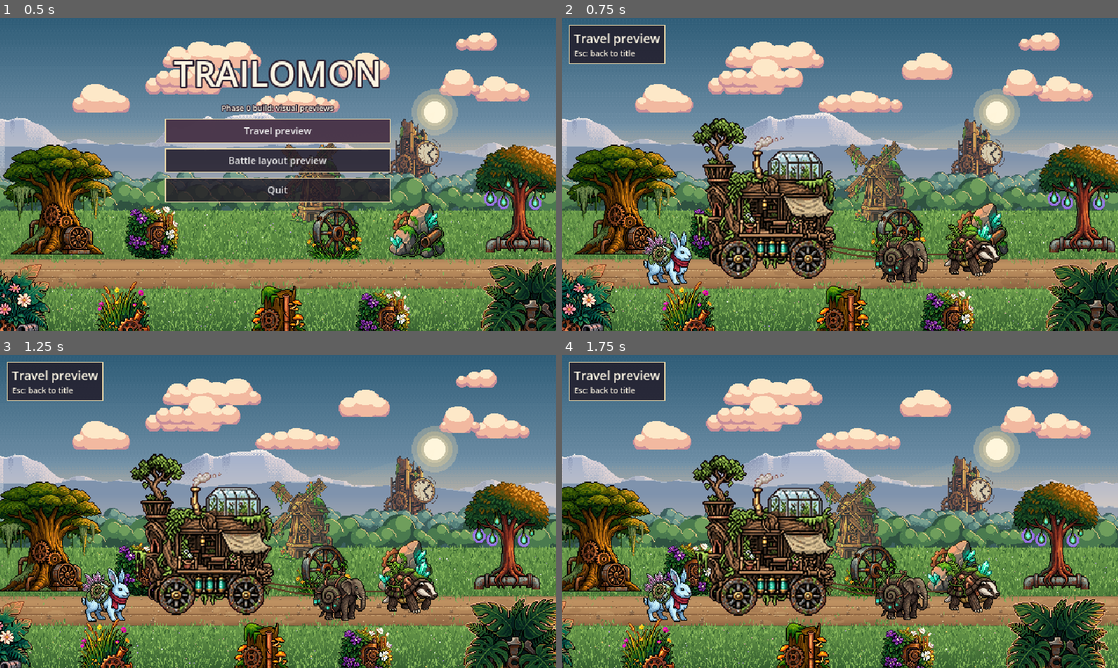
Above: before the commit, frames 1-4 (two rows, left to right).
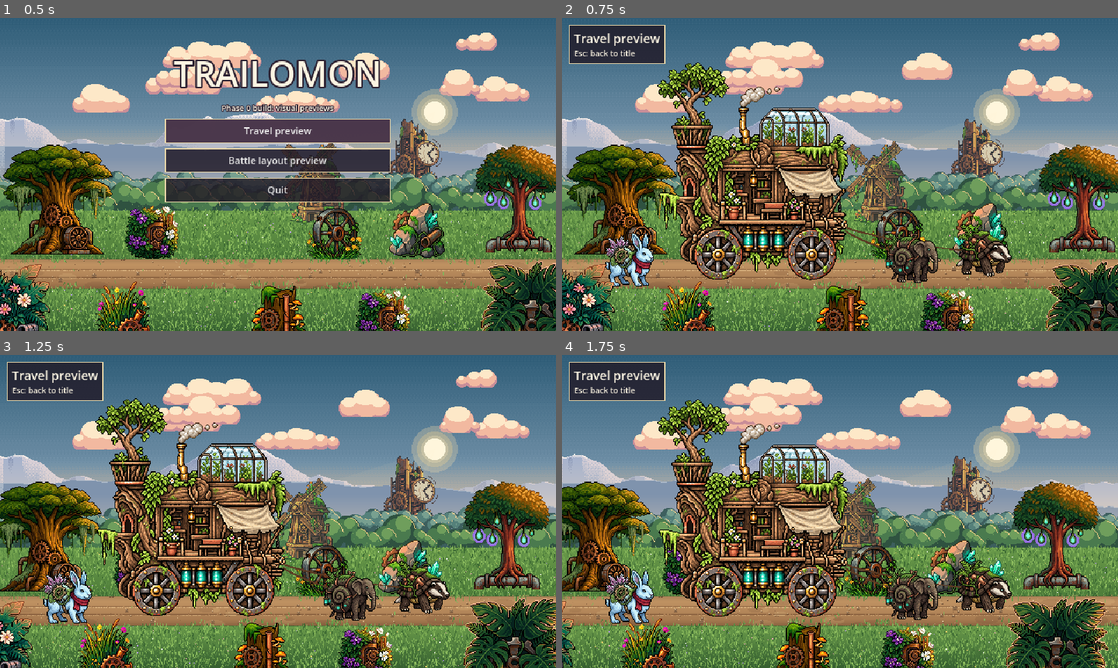
Above: after the commit, the same moments.

Repository: Chillysoop/trailomontwo
Game: Godot game, scene res://scenes/title_screen.tscn
The game is run twice, just before and just after one commit, with the same random seed, the same clock (stepped at 60 frames per second) and the same inputs.
Inputs:
- Up to frame 1 (0.5 s): no input
- Up to frame 2 (0.75 s): click "Travel preview" at 0.5 s
- Up to frame 3 (1.25 s): no input
- Up to frame 4 (1.75 s): tap Enter (ui_accept) at 1.25, 1.52 s

Frame 1 is identical in both runs. In frame 2, 20% of the frame differs, in the area x 7-81%, y 14-86%; in frame 3, 20%; in frame 4, 20%.

Commit message:
Use the crisp high-res wagon in the travel scene
The travel wagon was a blurry mid-size redraw. Both scenes now use the
same sharp 220x251 wagon at native size; haulers and ropes re-laid out.

Co-Authored-By: Claude Opus 5.5 <noreply@anthropic.com>
Claude-Session: https://claude.ai/code/session_01GXT7ncrUBSPvNRhfaMEgdk

Diff:
--- a/src/battle/battle_preview.gd
+++ b/src/battle/battle_preview.gd
@@ -23,7 +23,7 @@
 	bg.centered = false
 	add_child(bg)
 
-	add_child(Stand.sprite(load("res://assets/wagon/wagon_battle.png"), Formation.WAGON_FEET))
+	add_child(Stand.sprite(load("res://assets/wagon/wagon.png"), Formation.WAGON_FEET))
 
 	_grid = FormationGrid.new()
 	add_child(_grid)
--- a/src/world/travel_preview.gd
+++ b/src/world/travel_preview.gd
@@ -2,8 +2,8 @@
 ## Travel view preview: the haulers pull the wagon down a narrow trail while the scenery scrolls past.
 
 const ROAD_FEET_Y := 300.0
-const WAGON_FEET := Vector2(232, 300)
-const HITCH := Vector2(308, 262)
+const WAGON_FEET := Vector2(220, 302)
+const HITCH := Vector2(326, 241)
 
 var _backdrop: TravelBackdrop
 
@@ -16,19 +16,19 @@
 	cast.y_sort_enabled = false
 	add_child(cast)
 
-	var companion := Stand.sprite(load("res://assets/creatures/rimehare.png"), Vector2(122, ROAD_FEET_Y + 8))
+	var companion := Stand.sprite(load("res://assets/creatures/rimehare.png"), Vector2(78, ROAD_FEET_Y + 10))
 	cast.add_child(companion)
 	Stand.bob(companion, 1, 0.5)
 
-	var wagon := Stand.sprite(load("res://assets/wagon/wagon_travel.png"), WAGON_FEET)
+	var wagon := Stand.sprite(load("res://assets/wagon/wagon.png"), WAGON_FEET)
 	cast.add_child(wagon)
 	Stand.bob(wagon, 1, 1.2)
 
-	var lead := Stand.sprite(load("res://assets/creatures/brambleback.png"), Vector2(472, ROAD_FEET_Y - 2))
-	var hauler := Stand.sprite(load("res://assets/creatures/coilhusk.png"), Vector2(392, ROAD_FEET_Y + 6))
-	cast.add_child(_rope(HITCH, Vector2(478, ROAD_FEET_Y - 30)))
+	var lead := Stand.sprite(load("res://assets/creatures/brambleback.png"), Vector2(486, ROAD_FEET_Y - 2))
+	var hauler := Stand.sprite(load("res://assets/creatures/coilhusk.png"), Vector2(404, ROAD_FEET_Y + 6))
+	cast.add_child(_rope(HITCH, Vector2(492, ROAD_FEET_Y - 30)))
 	cast.add_child(lead)
-	cast.add_child(_rope(HITCH + Vector2(0, 4), Vector2(398, ROAD_FEET_Y - 26)))
+	cast.add_child(_rope(HITCH + Vector2(0, 4), Vector2(410, ROAD_FEET_Y - 26)))
 	cast.add_child(hauler)
 	Stand.bob(lead, 1, 0.6, 0.15)
 	Stand.bob(hauler, 1, 0.7)
Renamed: assets/wagon/wagon_battle.png -> assets/wagon/wagon.png
Not shown, changed: assets/wagon/wagon.png.import
Not shown, removed: assets/wagon/wagon_battle.png.import
Binary file removed: assets/wagon/wagon_travel.png
